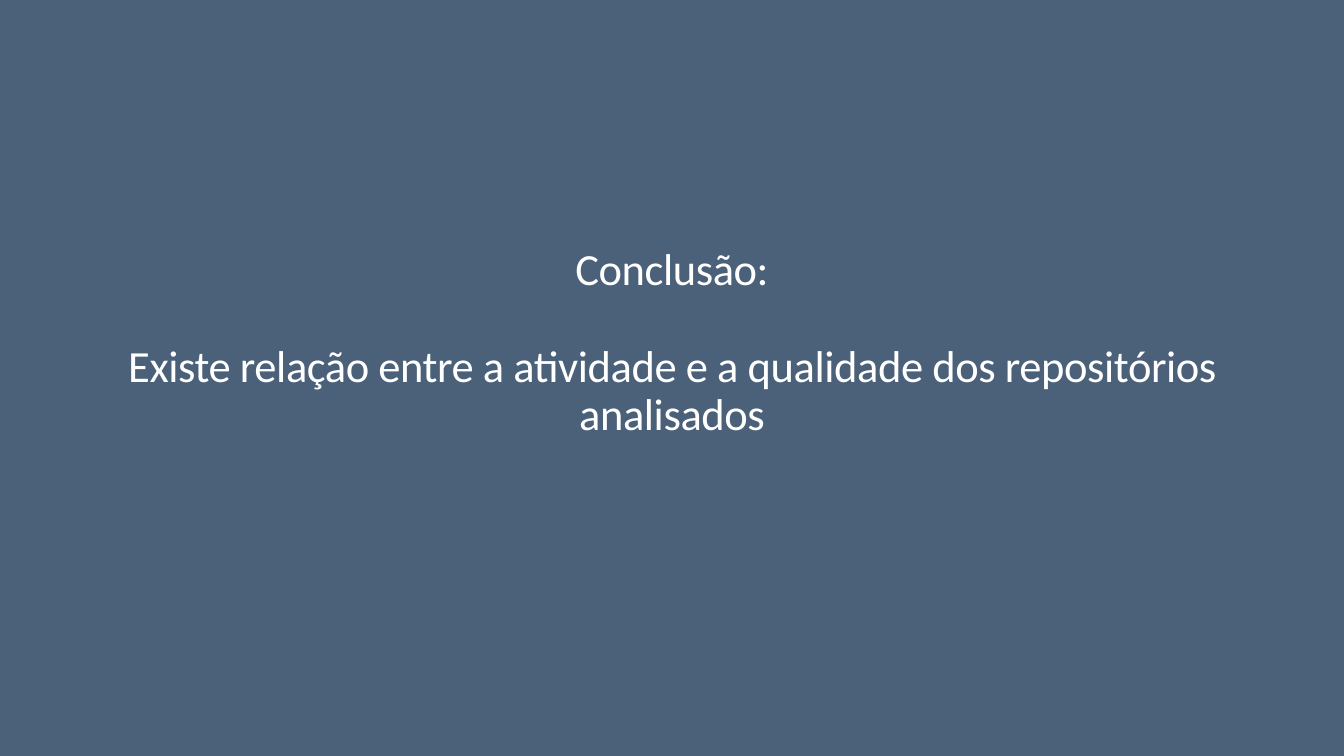
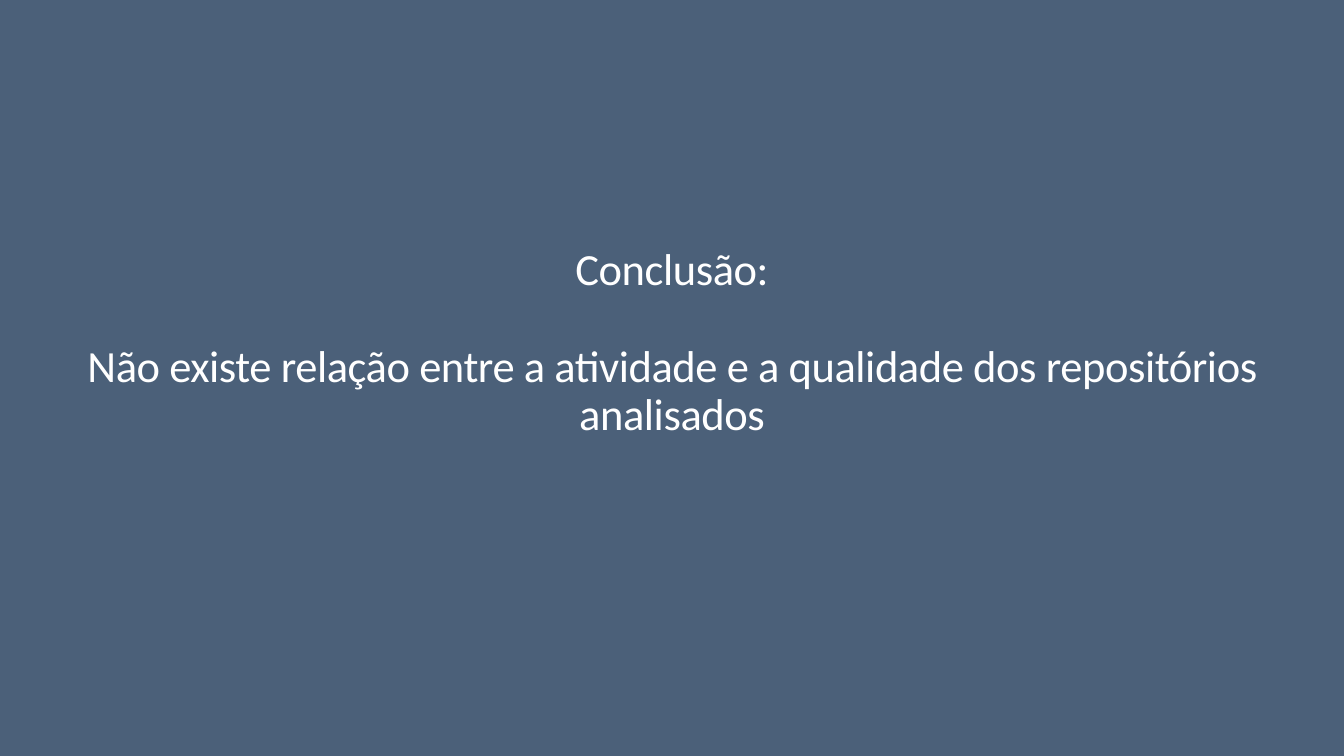
Before and after one commit to eduardobandeiramg/Laboratorio-de-Experimentacao-de-Software, a slide deck: slide 24 of Lab02/apresentacao/apresentacao_lab02.pptx. Drawn at 1344x756 pixels with LibreOffice and Linux fonts; fonts in the diff are those of the drawing. Boxes give left, top, right and bottom in pixels: in the first picture for what was removed or moved away, otherwise in the second. Text is boxed around its words. In the diff, an @@ line names an element or a change of style, - is before the commit and + after.

```diff
--- a/Lab02/apresentacao/apresentacao_lab02.pptx
+++ b/Lab02/apresentacao/apresentacao_lab02.pptx
@@ text at (x1=87, y1=351, x2=1257, y2=431): text changed @@
-Existe relação entre a atividade e a qualidade dos repositórios analisados
+Não existe relação entre a atividade e a qualidade dos repositórios analisados
```
Also in this commit, not shown: 1 other slide changed, 2 other files.
